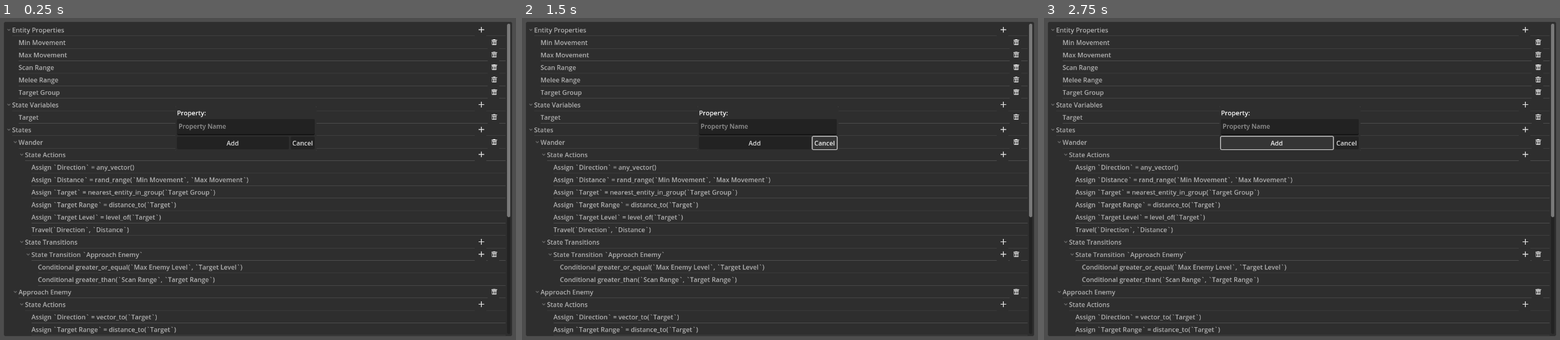
Above: before the commit, frames 1-3 (left to right).
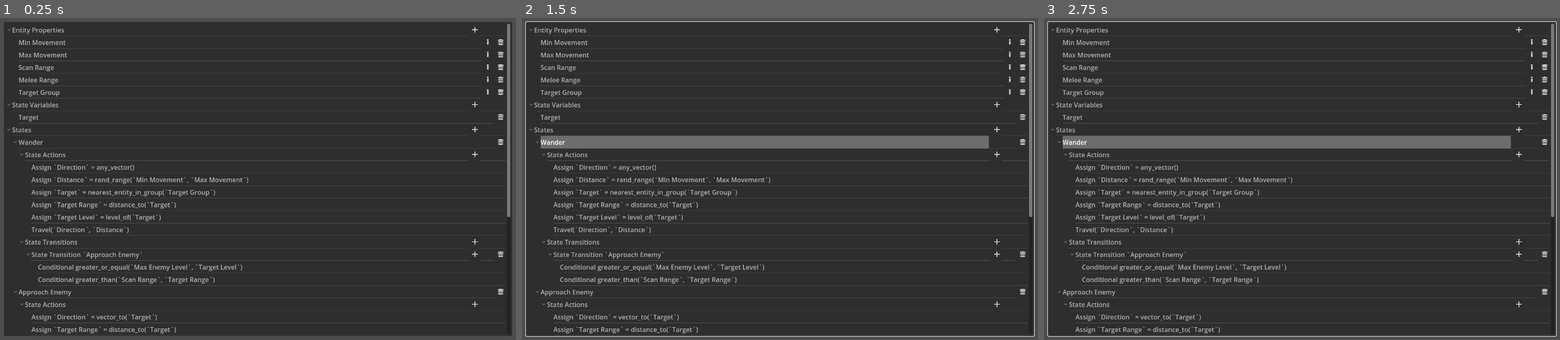
Above: after the commit, the same moments.

Repository: MichaelReel/GuiBotCoder
Game: Godot game, scene res://gui/code_gui.tscn
Same seed, same stepped clock (60 frames per second), same inputs: the game is played once before the commit and once after it. The project has no main scene, so this scene is started directly.
Inputs (mouse positions are in pixels of both pictures, inside the frame that each line leads up to):
- Up to frame 1 (0.25 s): no input
- Up to frame 2 (1.5 s): click (754, 143) at 0.5 s, where only the run before the commit has a clickable "Add"; click (826, 143) at 1.25 s, where only the run before the commit has a clickable "Cancel"
- Up to frame 3 (2.75 s): click (1276, 143) at 2 s, where only the run before the commit has a clickable "Add"

The runs differ from the first frame. In frame 1, 0.7% of the frame differs, in the area x 34-98%, y 2-90%; in frame 2, 4.7%, in the area x 0-100%, y 1-99%; in frame 3, 4.7%.

Commit message:
Added add/edit/remove dialogs for machine properties.

Diff:
--- /dev/null
+++ b/gui/add_property_popup.gd
@@ -0,0 +1,27 @@
+extends PopupPanel
+
+signal add_property(property_name: String)
+
+@onready var property_name_field: LineEdit = $VBoxContainer/PropertyNameField
+
+func _ready() -> void:
+	_set_to_center()
+
+func show_add() -> void:
+	property_name_field.grab_focus()
+	show()
+
+func _set_to_center() -> void:
+	position = (DisplayServer.window_get_size() / 2) - (size / 2)
+
+func _close() -> void:
+	visible = false
+
+func _on_add_button_pressed() -> void:
+	if property_name_field.text:
+		emit_signal("add_property", property_name_field.text)
+		property_name_field.text = ""
+		_close()
+
+func _on_cancel_button_pressed() -> void:
+	_close()
--- a/gui/code_gui.tscn
+++ b/gui/code_gui.tscn
@@ -1,9 +1,12 @@
-[gd_scene load_steps=5 format=3 uid="uid://11rbq5xwc1uy"]
+[gd_scene load_steps=8 format=3 uid="uid://11rbq5xwc1uy"]
 
 [ext_resource type="Script" path="res://gui/instruction_gui.gd" id="1_1bwlm"]
 [ext_resource type="Texture2D" uid="uid://6tq41m622hrr" path="res://assets/buttons/Add.svg" id="2_bxein"]
 [ext_resource type="Texture2D" uid="uid://beoii7vqtt18j" path="res://assets/buttons/Remove.svg" id="3_ujpyy"]
 [ext_resource type="Texture2D" uid="uid://cl7k8ytumsj67" path="res://assets/buttons/Edit.svg" id="4_ys0e5"]
+[ext_resource type="Script" path="res://gui/add_property_popup.gd" id="5_apyrb"]
+[ext_resource type="Script" path="res://gui/edit_property_popup.gd" id="6_o3sou"]
+[ext_resource type="Script" path="res://gui/delete_property_popup.gd" id="6_oqswt"]
 
 [node name="MarginContainer" type="MarginContainer"]
 anchors_preset = 15
@@ -28,9 +31,11 @@
 modify_button_texture2d = ExtResource("4_ys0e5")
 
 [node name="AddPropertyPopupPanel" type="PopupPanel" parent="Tree"]
-position = Vector2i(435, 220)
-size = Vector2i(350, 110)
-visible = true
+title = "Add Property"
+position = Vector2i(470, 250)
+size = Vector2i(320, 80)
+borderless = false
+script = ExtResource("5_apyrb")
 
 [node name="VBoxContainer" type="VBoxContainer" parent="Tree/AddPropertyPopupPanel"]
 anchors_preset = 15
@@ -43,15 +48,10 @@
 grow_horizontal = 2
 grow_vertical = 2
 
-[node name="Label" type="Label" parent="Tree/AddPropertyPopupPanel/VBoxContainer"]
-layout_mode = 2
-size_flags_vertical = 1
-text = "Property: "
-
-[node name="TextEdit" type="TextEdit" parent="Tree/AddPropertyPopupPanel/VBoxContainer"]
+[node name="PropertyNameField" type="LineEdit" parent="Tree/AddPropertyPopupPanel/VBoxContainer"]
 layout_mode = 2
 size_flags_vertical = 3
-placeholder_text = "Property Name"
+placeholder_text = "property name..."
 
 [node name="HBoxContainer" type="HBoxContainer" parent="Tree/AddPropertyPopupPanel/VBoxContainer"]
 layout_mode = 2
@@ -65,4 +65,84 @@
 layout_mode = 2
 text = "Cancel"
 
+[node name="EditPropertyPopupPanel" type="PopupPanel" parent="Tree"]
+title = "Edit Property"
+position = Vector2i(470, 250)
+size = Vector2i(320, 80)
+borderless = false
+script = ExtResource("6_o3sou")
+
+[node name="VBoxContainer" type="VBoxContainer" parent="Tree/EditPropertyPopupPanel"]
+anchors_preset = 15
+anchor_right = 1.0
+anchor_bottom = 1.0
+offset_left = 4.0
+offset_top = 4.0
+offset_right = -4.0
+offset_bottom = -4.0
+grow_horizontal = 2
+grow_vertical = 2
+
+[node name="PropertyNameField" type="LineEdit" parent="Tree/EditPropertyPopupPanel/VBoxContainer"]
+layout_mode = 2
+size_flags_vertical = 3
+placeholder_text = "property name..."
+select_all_on_focus = true
+
+[node name="HBoxContainer" type="HBoxContainer" parent="Tree/EditPropertyPopupPanel/VBoxContainer"]
+layout_mode = 2
+
+[node name="EditButton" type="Button" parent="Tree/EditPropertyPopupPanel/VBoxContainer/HBoxContainer"]
+layout_mode = 2
+size_flags_horizontal = 3
+text = "Add"
+
+[node name="CancelButton" type="Button" parent="Tree/EditPropertyPopupPanel/VBoxContainer/HBoxContainer"]
+layout_mode = 2
+text = "Cancel"
+
+[node name="DeletePropertyPopupPanel" type="PopupPanel" parent="Tree"]
+title = "Delete Property?"
+position = Vector2i(470, 250)
+size = Vector2i(320, 80)
+borderless = false
+script = ExtResource("6_oqswt")
+
+[node name="VBoxContainer" type="VBoxContainer" parent="Tree/DeletePropertyPopupPanel"]
+anchors_preset = 15
+anchor_right = 1.0
+anchor_bottom = 1.0
+offset_left = 4.0
+offset_top = 4.0
+offset_right = -4.0
+offset_bottom = -4.0
+grow_horizontal = 2
+grow_vertical = 2
+
+[node name="PropertyNameField" type="LineEdit" parent="Tree/DeletePropertyPopupPanel/VBoxContainer"]
+layout_mode = 2
+size_flags_vertical = 3
+editable = false
+
+[node name="HBoxContainer" type="HBoxContainer" parent="Tree/DeletePropertyPopupPanel/VBoxContainer"]
+layout_mode = 2
+
+[node name="DeleteButton" type="Button" parent="Tree/DeletePropertyPopupPanel/VBoxContainer/HBoxContainer"]
+layout_mode = 2
+size_flags_horizontal = 3
+text = "Delete"
+
+[node name="CancelButton" type="Button" parent="Tree/DeletePropertyPopupPanel/VBoxContainer/HBoxContainer"]
+layout_mode = 2
+text = "Cancel"
+
 [connection signal="button_clicked" from="Tree" to="Tree" method="_on_button_clicked"]
+[connection signal="add_property" from="Tree/AddPropertyPopupPanel" to="Tree" method="_on_add_property_popup_panel_add_property"]
+[connection signal="pressed" from="Tree/AddPropertyPopupPanel/VBoxContainer/HBoxContainer/AddButton" to="Tree/AddPropertyPopupPanel" method="_on_add_button_pressed"]
+[connection signal="pressed" from="Tree/AddPropertyPopupPanel/VBoxContainer/HBoxContainer/CancelButton" to="Tree/AddPropertyPopupPanel" method="_on_cancel_button_pressed"]
+[connection signal="edit_property" from="Tree/EditPropertyPopupPanel" to="Tree" method="_on_edit_property_popup_panel_edit_property"]
+[connection signal="pressed" from="Tree/EditPropertyPopupPanel/VBoxContainer/HBoxContainer/EditButton" to="Tree/EditPropertyPopupPanel" method="_on_edit_button_pressed"]
+[connection signal="pressed" from="Tree/EditPropertyPopupPanel/VBoxContainer/HBoxContainer/CancelButton" to="Tree/EditPropertyPopupPanel" method="_on_cancel_button_pressed"]
+[connection signal="delete_property" from="Tree/DeletePropertyPopupPanel" to="Tree" method="_on_delete_property_popup_panel_delete_property"]
+[connection signal="pressed" from="Tree/DeletePropertyPopupPanel/VBoxContainer/HBoxContainer/DeleteButton" to="Tree/DeletePropertyPopupPanel" method="_on_delete_button_pressed"]
+[connection signal="pressed" from="Tree/DeletePropertyPopupPanel/VBoxContainer/HBoxContainer/CancelButton" to="Tree/DeletePropertyPopupPanel" method="_on_cancel_button_pressed"]
--- a/gui/column.gd
+++ b/gui/column.gd
@@ -2,5 +2,5 @@
 
 const TITLE: int = 0
 const ADD_BUTTON: int = 1
-const REMOVE_BUTTON: int = 2
-const EDIT_BUTTON: int = 3
+const EDIT_BUTTON: int = 2
+const REMOVE_BUTTON: int = 3
--- /dev/null
+++ b/gui/delete_property_popup.gd
@@ -0,0 +1,25 @@
+extends PopupPanel
+
+signal delete_property(treeitem: TreeItem)
+
+var _treeitem: TreeItem
+
+@onready var property_name_field: LineEdit = $VBoxContainer/PropertyNameField
+
+func _ready() -> void:
+	_set_to_center()
+
+func show_delete(treeitem: TreeItem, property_name: String) -> void:
+	_treeitem = treeitem
+	property_name_field.text = property_name
+	show()
+
+func _set_to_center() -> void:
+	position = (DisplayServer.window_get_size() / 2) - (size / 2)
+
+func _on_delete_button_pressed() -> void:
+	emit_signal("delete_property", _treeitem)
+	hide()
+
+func _on_cancel_button_pressed() -> void:
+	hide()
--- /dev/null
+++ b/gui/edit_property_popup.gd
@@ -0,0 +1,26 @@
+extends PopupPanel
+
+signal edit_property(treeitem: TreeItem, property_name: String)
+
+var _treeitem: TreeItem
+
+@onready var property_name_field: LineEdit = $VBoxContainer/PropertyNameField
+
+func _ready() -> void:
+	_set_to_center()
+
+func show_edit(treeitem: TreeItem, property_name: String) -> void:
+	_treeitem = treeitem
+	property_name_field.text = property_name
+	property_name_field.grab_focus()
+	show()
+
+func _set_to_center() -> void:
+	position = (DisplayServer.window_get_size() / 2) - (size / 2)
+
+func _on_edit_button_pressed() -> void:
+	emit_signal("edit_property", _treeitem, property_name_field.text)
+	hide()
+
+func _on_cancel_button_pressed() -> void:
+	hide()
--- a/gui/entity_gui.gd
+++ b/gui/entity_gui.gd
@@ -16,14 +16,19 @@
 func _init(instruction_gui_: Tree, entity: AIEntity) -> void:
 	instruction_gui = instruction_gui_
 	treeitem = instruction_gui.create_item()
-	properties_treeitem = _setup_properties_section(treeitem)
-	variables_treeitem = _setup_variables_section(treeitem)
-	states_treeitem = _setup_states_section(treeitem)
 	self.entity = entity
 	update()
 
 func update() -> void:
 	# Lets not get too complex until we get performance issues, just recreate all gui elements from scratch
+	if properties_treeitem: treeitem.remove_child(properties_treeitem)
+	if variables_treeitem: treeitem.remove_child(variables_treeitem)
+	if states_treeitem: treeitem.remove_child(states_treeitem)
+
+	properties_treeitem = _setup_properties_section(treeitem)
+	variables_treeitem = _setup_variables_section(treeitem)
+	states_treeitem = _setup_states_section(treeitem)
+
 	property_guis.clear()
 	variable_guis.clear()
 	state_guis.clear()
@@ -37,6 +42,40 @@
 
 	for state in entity.states:
 		state_guis.append(StateGui.new(self, state))
+
+func find_propertygui_by_treeitem(treeitem: TreeItem) -> PropertyGui:
+	# Hopefully there are not too many properties
+	var property_gui: PropertyGui = property_guis.filter(
+		func(prop_gui: PropertyGui): return prop_gui.treeitem == treeitem
+	).front()
+	return property_gui
+
+func no_propertygui_with_propery_name(propery_name: String) -> bool:
+	var properties: Array[PropertyGui] = property_guis.filter(
+		func(prop_gui: PropertyGui):
+			return prop_gui.property.property_name == propery_name
+	)
+	return properties.is_empty()
+
+
+func get_property_name_by_treeitem(treeitem: TreeItem) -> String:
+	return find_propertygui_by_treeitem(treeitem).property.property_name
+
+func add_property(property_name: String) -> void:
+	if no_propertygui_with_propery_name(property_name):
+		var new_property: AIProperty = AIProperty.new(property_name)
+		var new_property_gui: PropertyGui = PropertyGui.new(self, new_property)
+		property_guis.append(new_property_gui)
+
+func delete_property_by_treeitem(treeitem: TreeItem) -> void:
+	var property_gui: PropertyGui = find_propertygui_by_treeitem(treeitem)
+	properties_treeitem.remove_child(property_gui.treeitem)
+	entity.properties.erase(property_gui.property)
+
+func edit_property_by_treeitem(treeitem: TreeItem, property_name: String) -> void:
+	var property_gui: PropertyGui = find_propertygui_by_treeitem(treeitem)
+	property_gui.property.property_name = property_name
+	property_gui.treeitem.set_text(Column.TITLE, property_name)
 
 func _setup_properties_section(root: TreeItem) -> TreeItem:
 	var properties: TreeItem = instruction_gui.create_item(root)
--- a/gui/instruction_gui.gd
+++ b/gui/instruction_gui.gd
@@ -8,6 +8,8 @@
 var root: EntityGui
 
 @onready var add_property_popup_panel: PopupPanel = $AddPropertyPopupPanel
+@onready var edit_property_popup_panel: PopupPanel = $EditPropertyPopupPanel
+@onready var delete_property_popup_panel: PopupPanel = $DeletePropertyPopupPanel
 
 func _ready() -> void:
 	set_column_expand(Column.TITLE, true)
@@ -32,7 +34,7 @@
 	match id:
 		EditType.ADD_PROPERTY:
 			print("ADD_PROPERTY: ", str(item))
-			add_property_popup_panel.visible = true
+			add_property_popup_panel.show_add()
 		EditType.ADD_VARIABLE:
 			print("ADD_VARIABLE: ", str(item))
 		EditType.ADD_STATE:
@@ -45,6 +47,7 @@
 			print("ADD_CONDITION: ", str(item))
 		EditType.REMOVE_PROPERTY:
 			print("REMOVE_PROPERTY: ", str(item))
+			delete_property_popup_panel.show_delete(item, root.get_property_name_by_treeitem(item))
 		EditType.REMOVE_VARIABLE:
 			print("REMOVE_VARIABLE: ", str(item))
 		EditType.REMOVE_STATE:
@@ -57,6 +60,7 @@
 			print("REMOVE_CONDITION: ", str(item))
 		EditType.EDIT_PROPERTY:
 			print("EDIT_PROPERTY: ", str(item))
+			edit_property_popup_panel.show_edit(item, root.get_property_name_by_treeitem(item))
 		EditType.EDIT_VARIABLE:
 			print("EDIT_VARIABLE: ", str(item))
 		EditType.EDIT_STATE:
@@ -70,3 +74,12 @@
 
 func _get_random_direction() -> Vector2:
 	return Vector2.from_angle(randf_range(0, PI * 2.0))
+
+func _on_add_property_popup_panel_add_property(property_name: String) -> void:
+	root.add_property(property_name)
+
+func _on_delete_property_popup_panel_delete_property(treeitem: TreeItem) -> void:
+	root.delete_property_by_treeitem(treeitem)
+
+func _on_edit_property_popup_panel_edit_property(treeitem: TreeItem, property_name: String) -> void:
+	root.edit_property_by_treeitem(treeitem, property_name)
--- a/gui/property_gui.gd
+++ b/gui/property_gui.gd
@@ -15,4 +15,5 @@
 func update() -> void:
 	# Make sure the GUI matches the elements in the property
 	treeitem.set_text(Column.TITLE, property.property_name)
+	treeitem.add_button(Column.EDIT_BUTTON, entity_gui.instruction_gui.modify_button_texture2d, EditType.EDIT_PROPERTY, false, "Edit Property")
 	treeitem.add_button(Column.REMOVE_BUTTON, entity_gui.instruction_gui.minus_button_texture2d, EditType.REMOVE_PROPERTY, false, "Remove Property")
